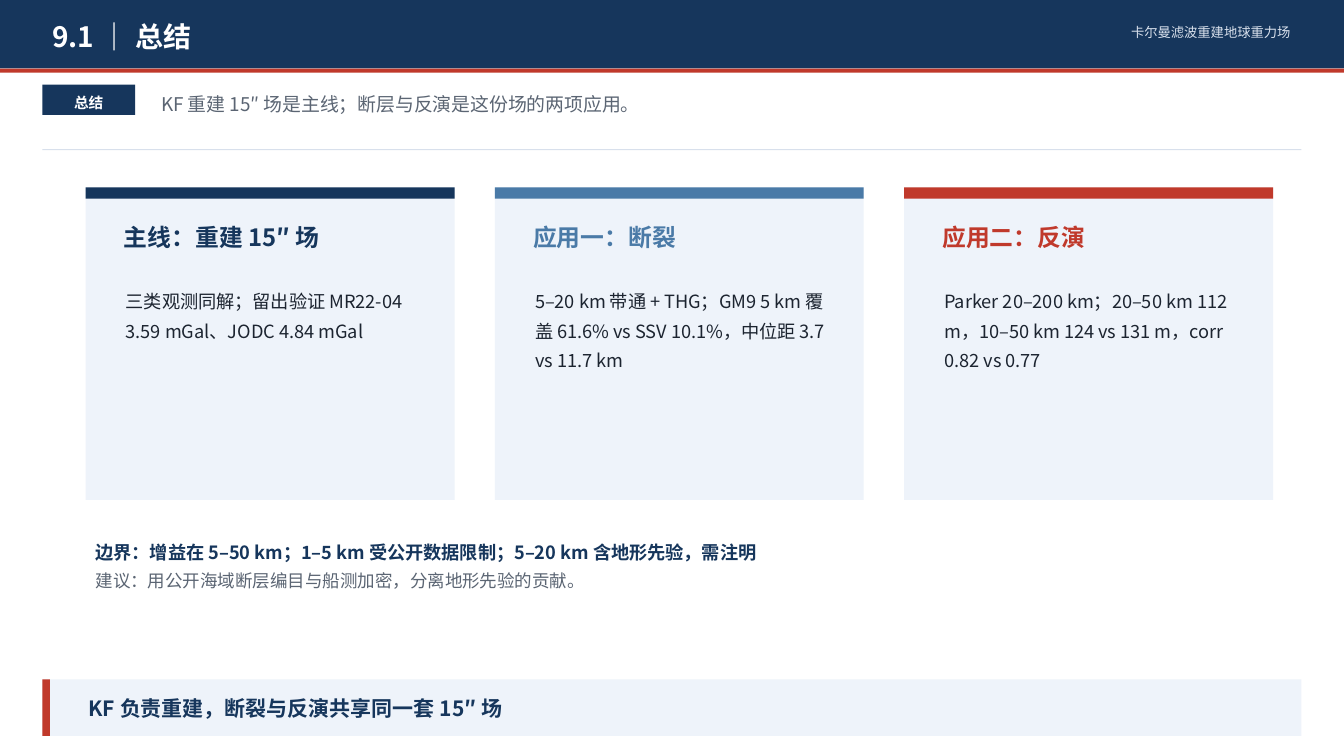
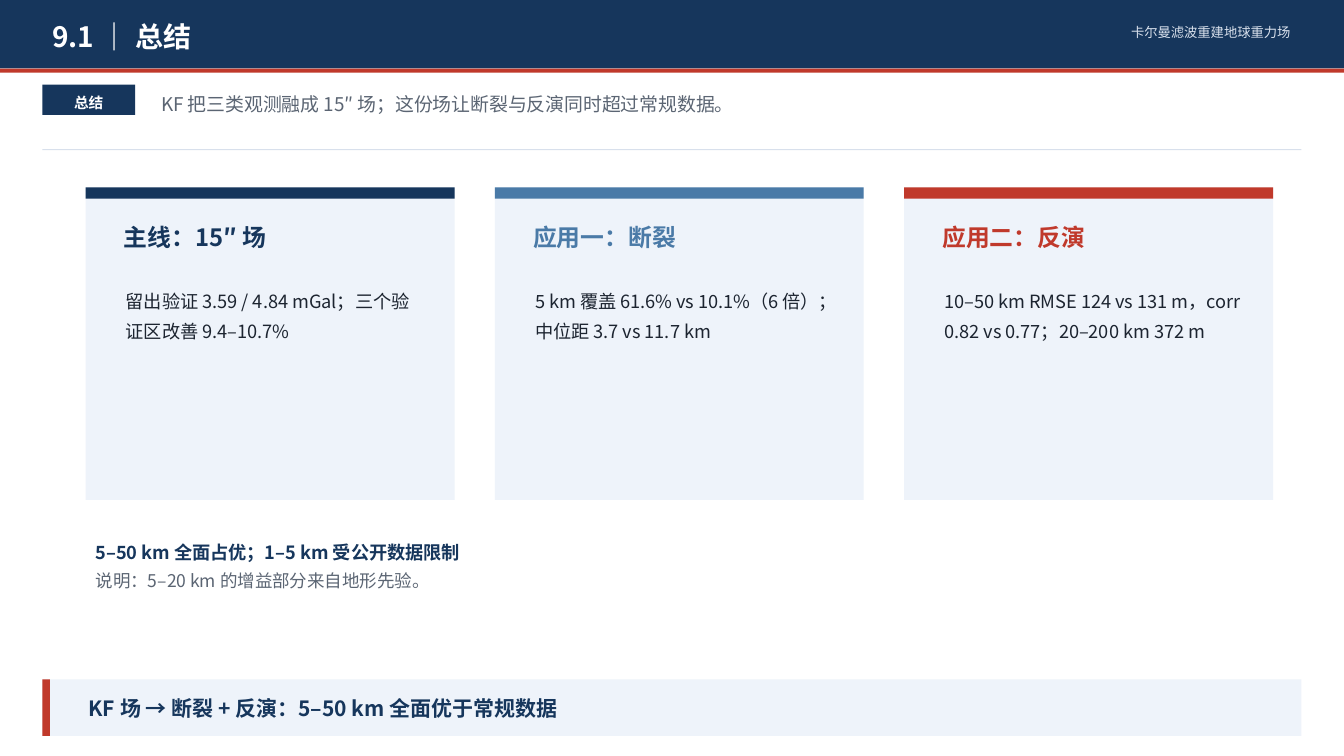
Before and after one commit to shuyunkai/kalman_gravity, a slide deck: slide 24 of ppt/卡尔曼滤波重建地球重力场_含研究内容.pptx. Drawn at 1344x756 pixels with LibreOffice and Linux fonts; fonts in the diff are those of the drawing. Boxes give left, top, right and bottom in pixels: in the first picture for what was removed or moved away, otherwise in the second. Text is boxed around its words. In the diff, an @@ line names an element or a change of style, - is before the commit and + after.

```diff
--- a/ppt/卡尔曼滤波重建地球重力场_含研究内容.pptx
+++ b/ppt/卡尔曼滤波重建地球重力场_含研究内容.pptx
@@ text at <box>161,95,734,114</box>: text changed @@
-KF 重建 15″ 场是主线；断层与反演是这份场的两项应用。
+KF 把三类观测融成 15″ 场；这份场让断裂与反演同时超过常规数据。
@@ text at <box>124,225,267,248</box>: text changed @@
-主线：重建 15″ 场
+主线：15″ 场
@@ text at <box>126,292,409,340</box>: text changed @@
-三类观测同解；留出验证 MR22-04 3.59 mGal、JODC 4.84 mGal
+留出验证 3.59 / 4.84 mGal；三个验证区改善 9.4–10.7%
@@ text at <box>535,292,837,340</box>: text changed @@
-5–20 km 带通 + THG；GM9 5 km 覆盖 61.6% vs SSV 10.1%，中位距 3.7 vs 11.7 km
+5 km 覆盖 61.6% vs 10.1%（6 倍）；中位距 3.7 vs 11.7 km
@@ text at <box>944,293,1241,341</box>: text changed @@
-Parker 20–200 km；20–50 km 112 m，10–50 km 124 vs 131 m，corr 0.82 vs 0.77
+10–50 km RMSE 124 vs 131 m，corr 0.82 vs 0.77；20–200 km 372 m
@@ text at <box>96,543,460,589</box>: text changed @@
-边界：增益在 5–50 km；1–5 km 受公开数据限制；5–20 km 含地形先验，需注明
-建议：用公开海域断层编目与船测加密，分离地形先验的贡献。
+5–50 km 全面占优；1–5 km 受公开数据限制
+说明：5–20 km 的增益部分来自地形先验。
@@ text at <box>89,695,558,721</box>: text changed @@
-KF 负责重建，断裂与反演共享同一套 15″ 场
+KF 场 → 断裂 + 反演：5–50 km 全面优于常规数据
```
Also in this commit, not shown: 1 other slide changed, 4 other files.
